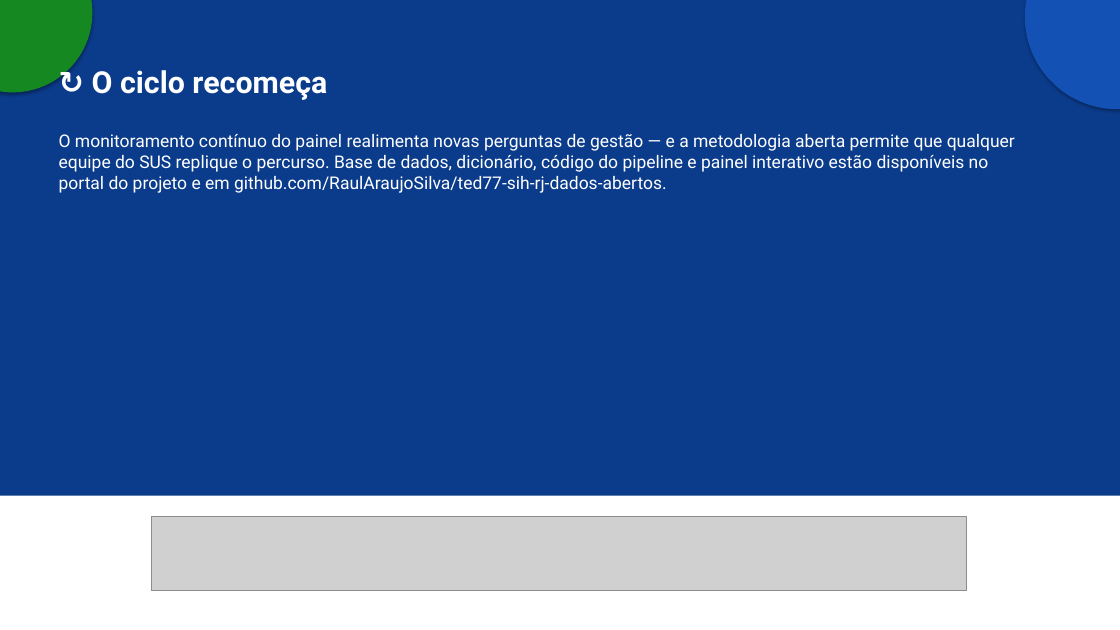
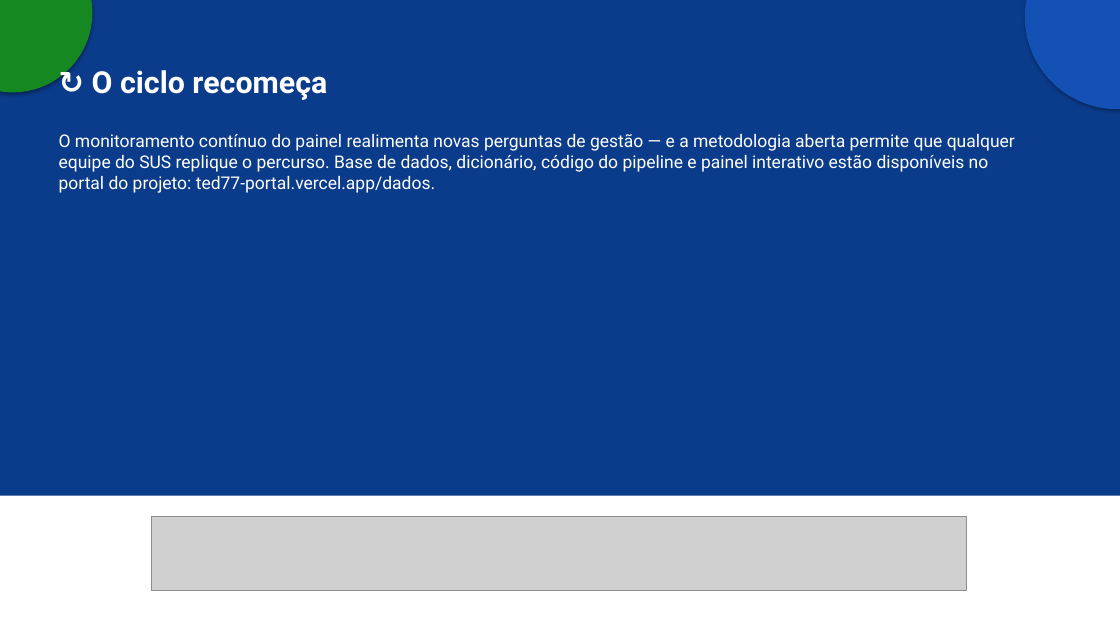
Before and after one commit to RaulAraujoSilva/ted77-portal, a slide deck: slide 7 of public/assets/IND-02/fichamento-dmaic.pptx. Drawn at 1120x630 pixels with LibreOffice and Linux fonts; fonts in the diff are those of the drawing; grey boxes stand for pictures. Boxes give left, top, right and bottom in pixels: in the first picture for what was removed or moved away, otherwise in the second. Text is boxed around its words. In the diff, an @@ line names an element or a change of style, - is before the commit and + after.

```diff
--- a/public/assets/IND-02/fichamento-dmaic.pptx
+++ b/public/assets/IND-02/fichamento-dmaic.pptx
@@ text at box(59, 134, 1015, 193): text changed @@
-O monitoramento contínuo do painel realimenta novas perguntas de gestão — e a metodologia aberta permite que qualquer equipe do SUS replique o percurso. Base de dados, dicionário, código do pipeline e painel interativo estão disponíveis no portal do projeto e em github.com/RaulAraujoSilva/ted77-sih-rj-dados-abertos.
+O monitoramento contínuo do painel realimenta novas perguntas de gestão — e a metodologia aberta permite que qualquer equipe do SUS replique o percurso. Base de dados, dicionário, código do pipeline e painel interativo estão disponíveis no portal do projeto: ted77-portal.vercel.app/dados.
```
Also in this commit, not shown: 12 other files.
